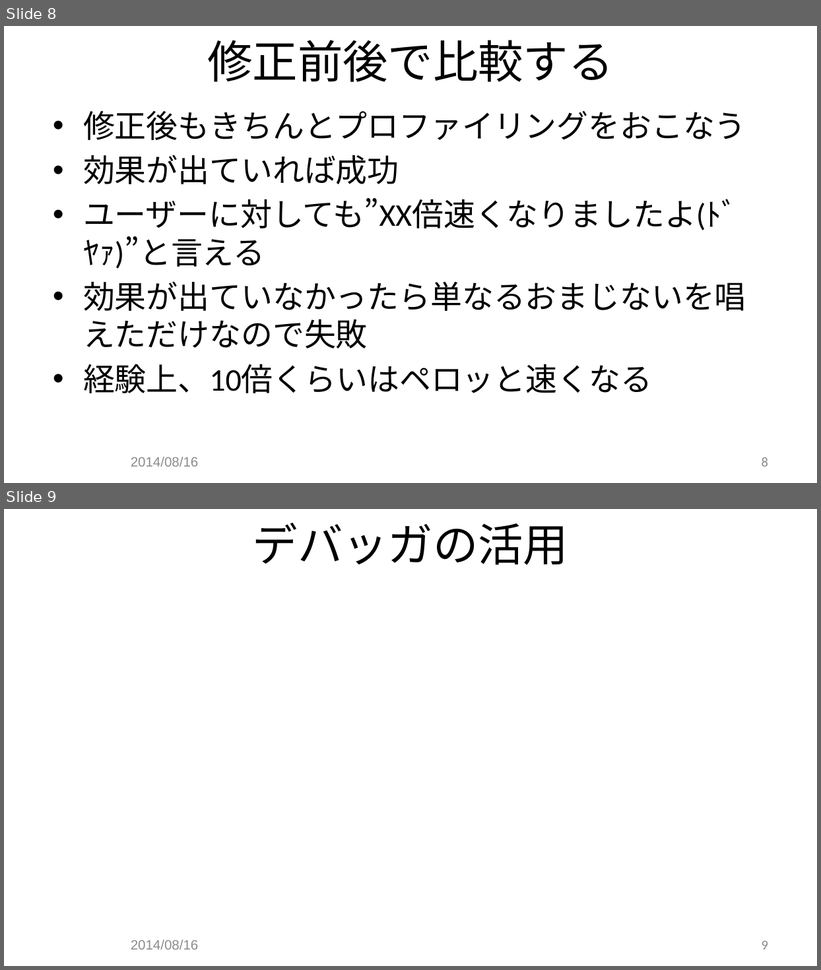
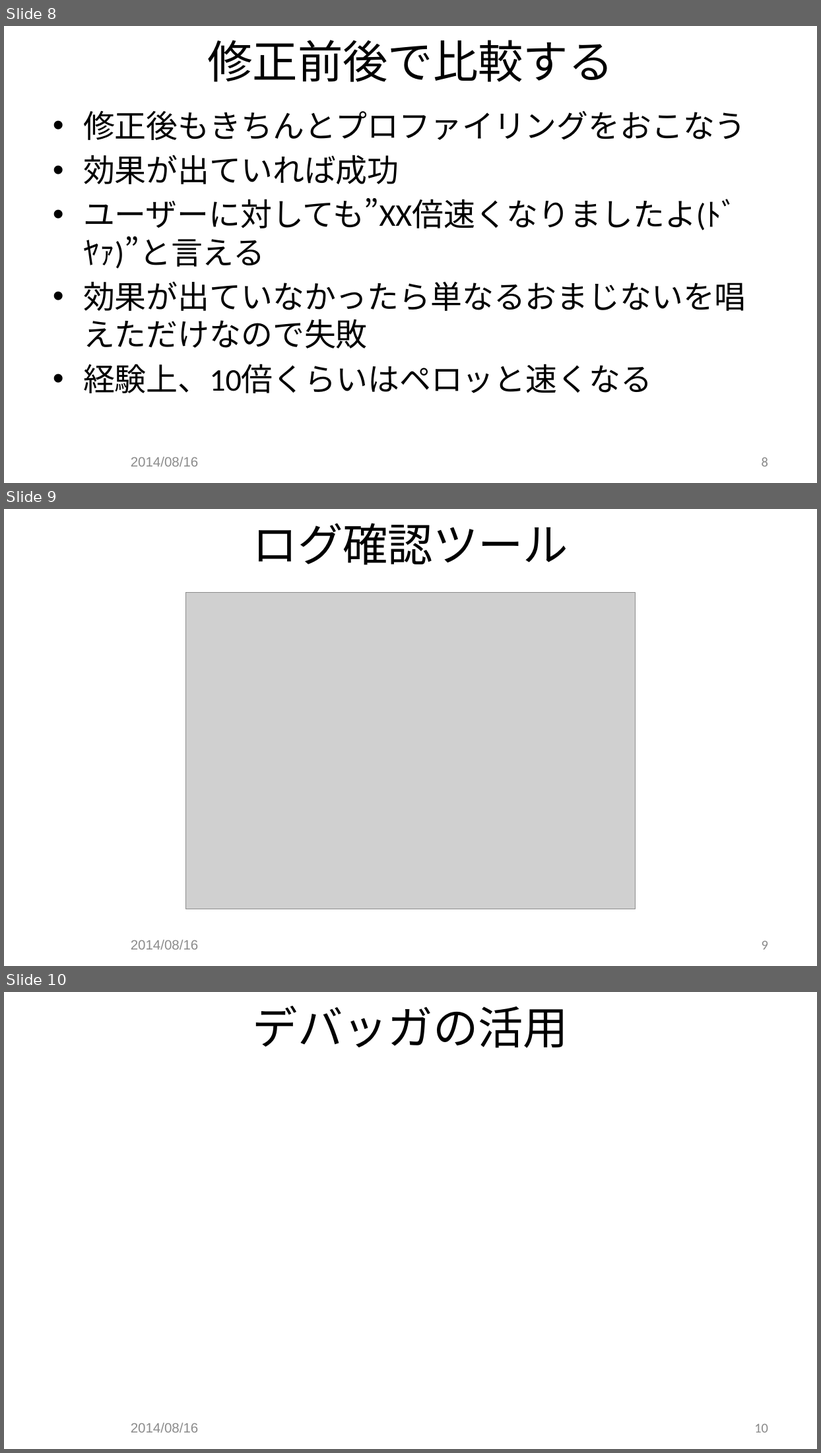
Before and after one commit to JCGS/CEDEC2014, a slide deck: chiyama/2014cedec_chiyama.pptx. Shown one above the other, each under a label of ours: slides 8 and 9 before the commit, slides 8, 9 and 10 after it. The pictures are 821x970 and 821x1453 pixels, drawn with LibreOffice and Linux fonts; fonts in the diff are those of the drawing; grey boxes stand for pictures; background and template pictures are left out. Boxes give left, top, right and bottom in pixels: in the first picture for what was removed or moved away, otherwise in the second. Text is boxed around its words. In the diff, an @@ line names an element or a change of style, - is before the commit and + after.

```diff
--- a/chiyama/2014cedec_chiyama.pptx
+++ b/chiyama/2014cedec_chiyama.pptx
@@ slide 9 added at <box>4,509,817,966</box>, background picture (left out) @@
@@ title added at <box>253,523,569,565</box>, 40 pt, text #000000 @@
+ログ確認ツール
@@ picture added at <box>186,593,636,910</box> @@
@@ text added at <box>131,940,199,950</box>, 12 pt, text #8C8C8C @@
+2014/08/16
@@ page number added at <box>762,941,768,950</box>, 12 pt, text #898989 @@
+9
@@ what was slide 9 is now slide 10 @@
@@ page number at <box>754,1424,768,1433</box>: text changed @@
-9
+10
```
Also in this commit, not shown: 2 slides changed, 1 other file.
